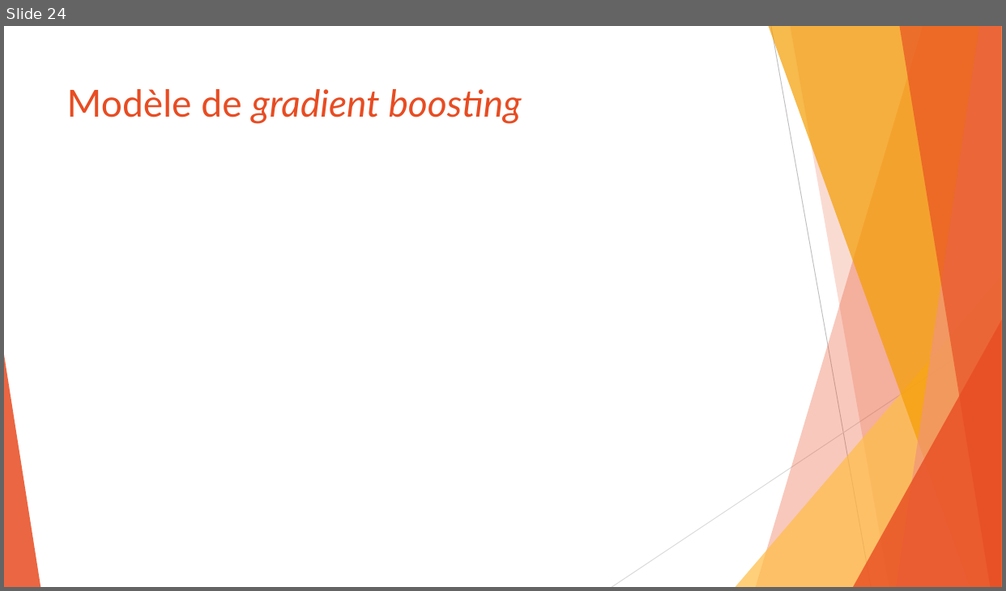
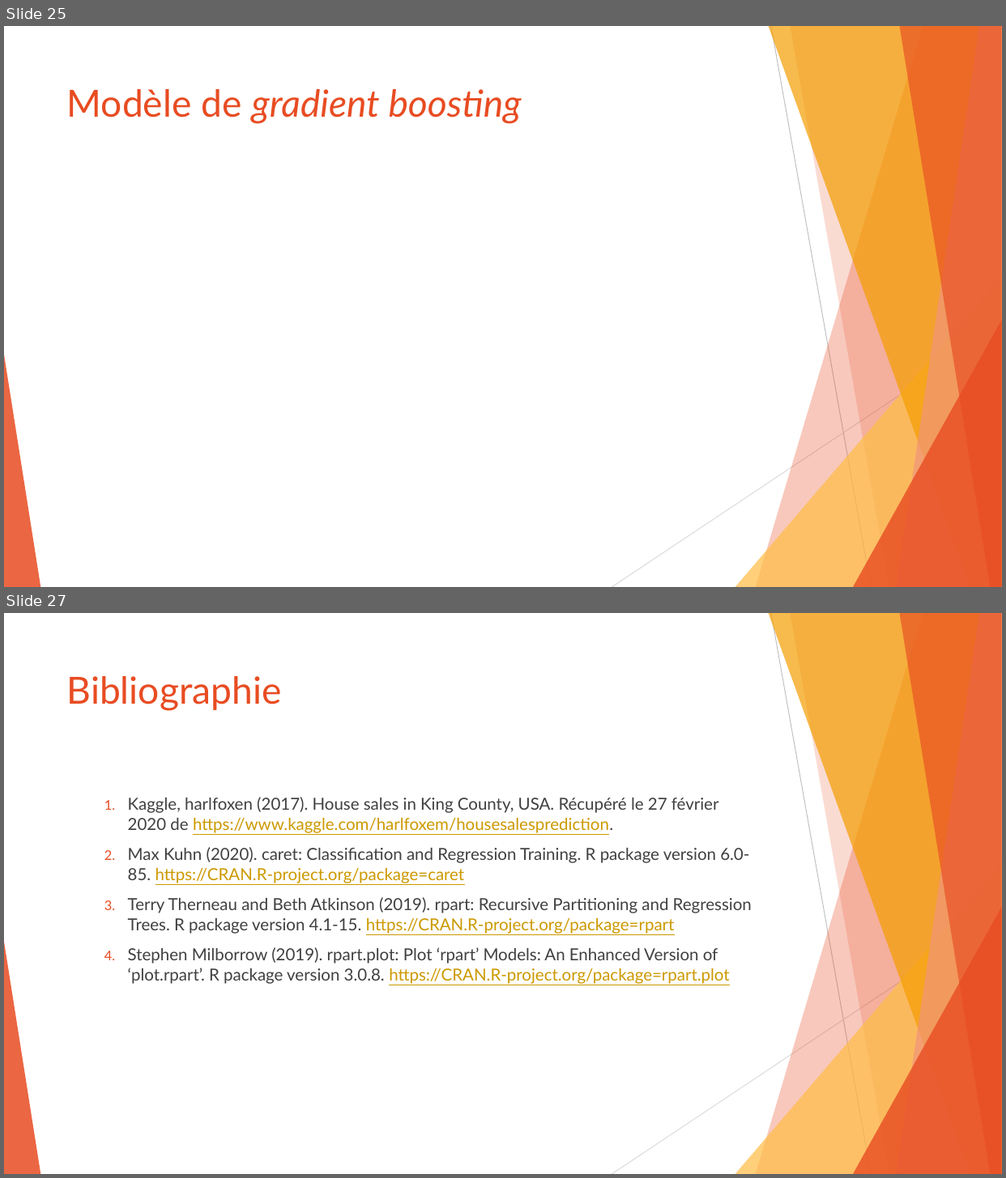
Before and after one commit to SamuelProvencher/TP-Apprentissage, a slide deck: PP.pptx. Shown one above the other, each under a label of ours: slide 24 before the commit, slides 25 and 27 after it; the slides between them are not shown. The pictures are 1006x591 and 1006x1178 pixels, drawn with LibreOffice and Linux fonts; fonts in the diff are those of the drawing. Boxes give left, top, right and bottom in pixels: in the first picture for what was removed or moved away, otherwise in the second. Text is boxed around its words. In the diff, an @@ line names an element or a change of style, - is before the commit and + after.

```diff
--- a/PP.pptx
+++ b/PP.pptx
@@ slide 27 added at box(4, 613, 1002, 1174), background #FFFFFF; not listed: 10 template elements that a slide beside it also shows @@
@@ title added at box(67, 676, 282, 711), 36 pt, text #E84C22 @@
+Bibliographie
@@ text added at box(128, 797, 752, 984), 16 pt, text #404040 @@
+  1. Kaggle, harlfoxen (2017). House sales in King County, USA. Récupéré le 27 février 2020 de https://www.kaggle.com/harlfoxem/housesalesprediction.
+  2. Max Kuhn (2020). caret: Classification and Regression Training. R package version 6.0-85. https://CRAN.R-project.org/package=caret
+  3. Terry Therneau and Beth Atkinson (2019). rpart: Recursive Partitioning and Regression Trees. R package version 4.1-15. https://CRAN.R-project.org/package=rpart
+  4. Stephen Milborrow (2019). rpart.plot: Plot ‘rpart’ Models: An Enhanced Version of ‘plot.rpart’. R package version 3.0.8. https://CRAN.R-project.org/package=rpart.plot
@@ what was slide 24 is now slide 25 @@
```
Also in this commit, not shown: 6 slides changed, 2 other slides added, 1 slide removed, 3 other files.
